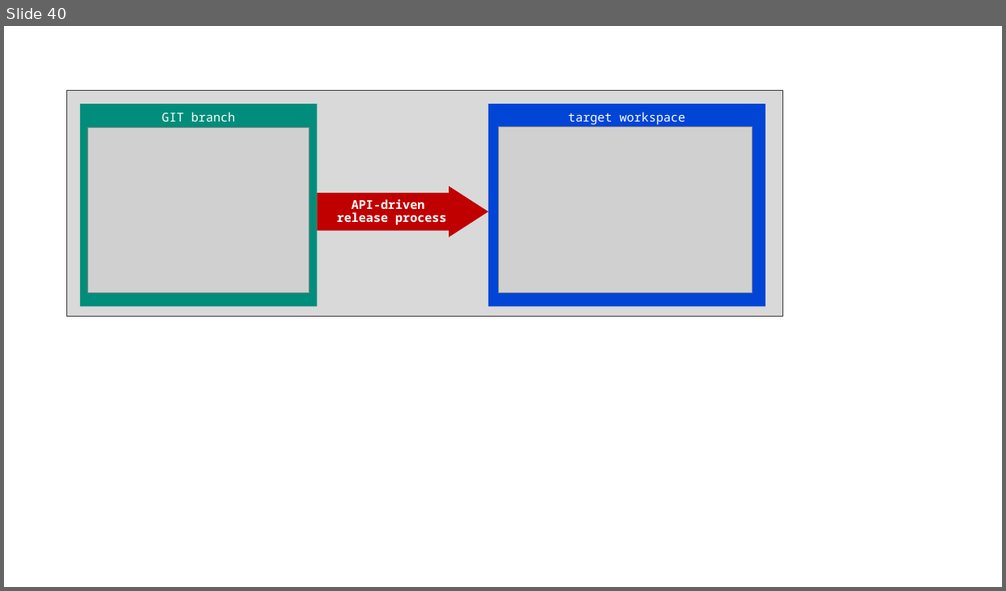
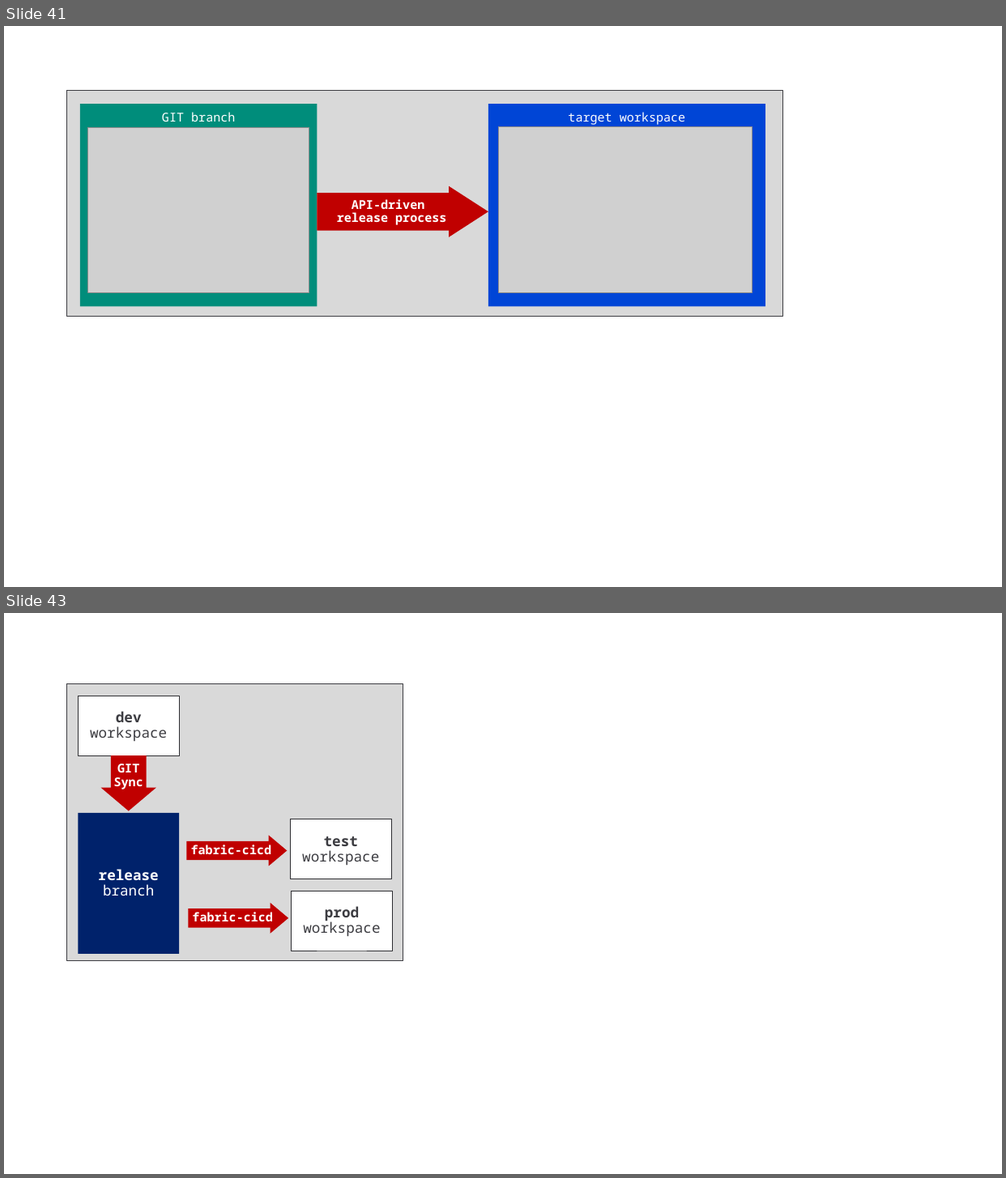
Before and after one commit to FabricDevCamp/fabric-cicd-whitepaper, a slide deck: Part 1 - Overview of Fabric CICD.pptx. Shown one above the other, each under a label of ours: slide 40 before the commit, slides 41 and 43 after it; the slides between them are not shown. The pictures are 1006x591 and 1006x1178 pixels, drawn with LibreOffice and Linux fonts; fonts in the diff are those of the drawing; grey boxes stand for pictures. Boxes give left, top, right and bottom in pixels: in the first picture for what was removed or moved away, otherwise in the second. Text is boxed around its words. In the diff, an @@ line names an element or a change of style, - is before the commit and + after.

```diff
--- a/Part 1 - Overview of Fabric CICD.pptx
+++ b/Part 1 - Overview of Fabric CICD.pptx
@@ slide 43 added at [4,613,1002,1174], background #FFFFFF @@
@@ rectangle added at [66,683,403,960], fill #D9D9D9, outline #3C3C41 0.75 pt @@
@@ rectangle added at [78,696,180,756], fill #FFFFFF, outline #2D2D31 0.75 pt, 14 pt, text #3C3C41 @@
+dev
+workspace
@@ down arrow added at [101,756,156,811], fill #C00000, 12 pt, text #FFFFFF, bold @@
+GIT
+Sync
@@ rectangle added at [78,813,180,954], fill #00226B, 14 pt, text #FFFFFF, bold @@
+release
+branch
@@ rectangle added at [290,820,391,879], fill #FFFFFF, outline #2D2D31 0.75 pt, 14 pt, text #3C3C41 @@
+test
+workspace
@@ right arrow added at [187,835,288,867], fill #C00000, 12 pt, text #FFFFFF, bold @@
+fabric-cicd
@@ right arrow added at [188,903,288,934], fill #C00000, 12 pt, text #FFFFFF, bold @@
+fabric-cicd
@@ rectangle added at [292,891,393,951], fill #FFFFFF, outline #2D2D31 0.75 pt, 14 pt, text #3C3C41 @@
+prod
+workspace
@@ what was slide 40 is now slide 41 @@
```
Also in this commit, not shown: 8 slides changed, 6 other slides added, 4 slides removed, 1 other file.
